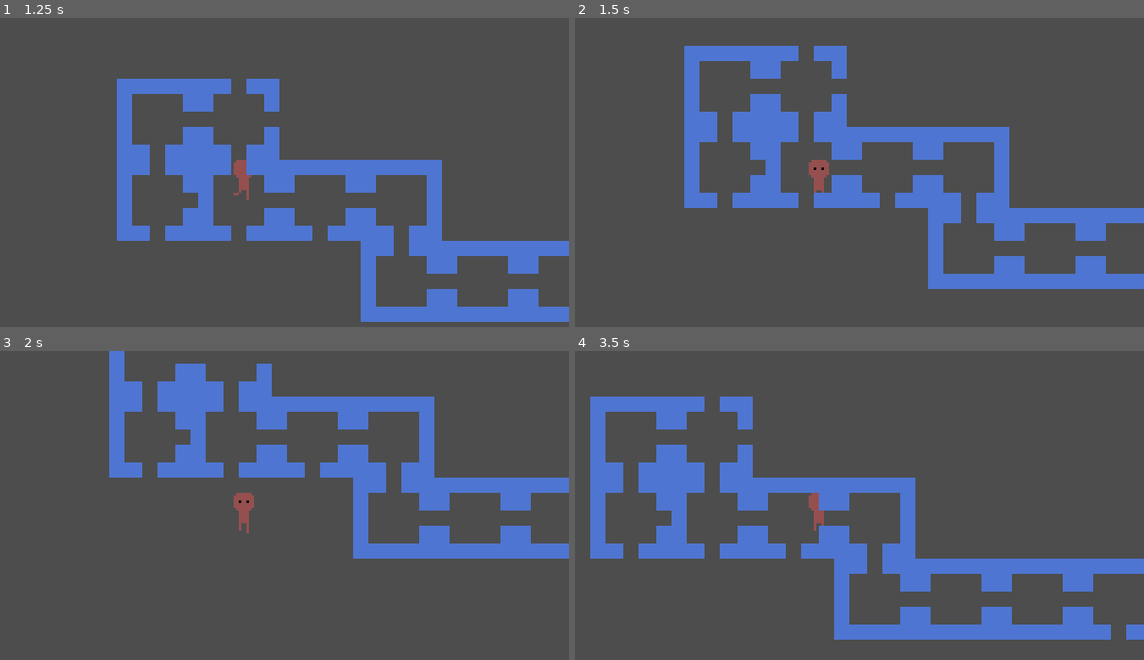
Above: before the commit, frames 1-4 (two rows, left to right).
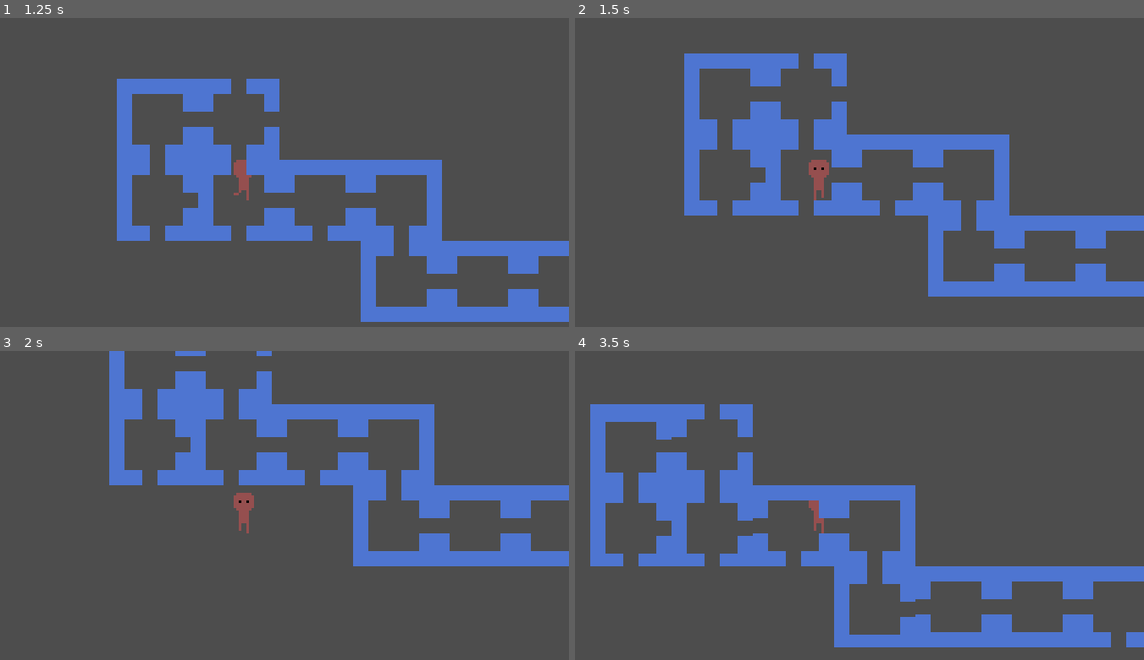
Above: after the commit, the same moments.

Repository: HarryDCheese/team-first-game
Game: Godot game, scene res://scene/world/main.tscn
Same seed, same stepped clock (60 frames per second), same inputs: the game is played once before the commit and once after it. This scene is started directly instead of the project's main scene. The engine's default icon, where the game draws it, is replaced by a stand-in: a white triangle on a blue panel in a dark square.
Inputs:
- Up to frame 1 (1.25 s): tap Enter at 0.5 s; hold Right (move_right) from 0.53 s (still down); hold J (primary_attack) from 0.53 s (still down)
- Up to frame 2 (1.5 s): release Right (move_right) at 1.28 s; release J (primary_attack) at 1.28 s; hold Down (move_down) from 1.28 s (still down); tap J (primary_attack) at 1.35 s
- Up to frame 3 (2 s): keep holding Down (move_down)
- Up to frame 4 (3.5 s): release Down (move_down) at 2.03 s; hold Right (move_right) 2.03-2.78 s; hold K (shoot) 2.03-2.78 s; tap J (primary_attack) at 2.3, 2.85 s; hold Up (move_up) from 2.78 s (still down)

Frame 1 is identical in both runs. In frame 2, 8.5% of the frame differs, in the area x 19-100%, y 9-91%; in frame 3, 7.4%; in frame 4, 11%, in the area x 2-100%, y 14-96%.

Commit message:
Add Player Attacking and Dashing State

Diff:
--- a/scene/player/Player.tscn
+++ b/scene/player/Player.tscn
@@ -9,6 +9,7 @@
 [ext_resource type="PackedScene" uid="uid://43fu1msac8to" path="res://scripts/projectile/projectile.tscn" id="7_4kw3b"]
 [ext_resource type="Script" uid="uid://cgoxuh2ulx5hy" path="res://scene/player/scripts/HandleAnimation.gd" id="8_4kw3b"]
 [ext_resource type="Script" uid="uid://5nwm0kgxg4y3" path="res://scene/player/scripts/PlayerShootingState.gd" id="8_a5dh7"]
+[ext_resource type="Script" uid="uid://cfcmy3xndjiy" path="res://scene/player/scripts/PlayerDashingState.gd" id="8_mc8hd"]
 [ext_resource type="Script" uid="uid://djldwr1ofer3f" path="res://scene/player/scripts/PlayerAttackingState.gd" id="9_c12fn"]
 
 [sub_resource type="CircleShape2D" id="CircleShape2D_vxvf7"]
@@ -141,6 +142,9 @@
 [node name="Moving" type="Node" parent="FSM/MovementFSM"]
 script = ExtResource("5_ov1nj")
 
+[node name="Dashing" type="Node" parent="FSM/MovementFSM"]
+script = ExtResource("8_mc8hd")
+
 [node name="CombatFSM" type="Node" parent="FSM" node_paths=PackedStringArray("initial_state")]
 script = ExtResource("3_vxvf7")
 initial_state = NodePath("Shooting")
--- a/scene/player/scripts/PlayerAttackingState.gd
+++ b/scene/player/scripts/PlayerAttackingState.gd
@@ -1,28 +1,69 @@
 extends State
 class_name PlayerAttacking
 
+@export var COMBO_MAX := 3
+@export var COOLDOWN := 0.2 #time between each hit
+@export var COMBO_TIMER := 50.0 #timer for reseting combo
+var combo_timer
+var combo_index := 0
+var hit_timer
+var countdown = false
+var can_attack = true
+
 var player: CharacterBody2D
-
-#For testing input
-var dash_speed:= 200.0
-
-func dashing():
-	player.velocity = player.dir * dash_speed
-	player.move_and_slide()
-
-#No more testing
 
 func Enter():
 	player = get_tree().get_first_node_in_group("Player")
+	reset_combo()
 
-func Update(_delta):
-	handle_attacking()
+func Update(delta):
+	handle_input()
+	handle_timer(delta)
+	handle_cooldown(delta)
 	handle_transition("Shooting")
 
-func handle_attacking():
+func handle_input():
 	if Input.is_action_just_pressed("primary_attack"):
-		dashing() #For testing
+		if not countdown:
+			start_combo()
+		else:
+			continue_combo()
+
+func start_combo():
+	countdown = true
+	combo_index += 1
+	do_attack(combo_index)
+
+func continue_combo():
+	if combo_index == COMBO_MAX:
+		reset_combo()
+	combo_index += 1
+	do_attack(combo_index)
+
+func reset_combo():
+	countdown = false
+	combo_index = 0
+	combo_timer = COMBO_TIMER
+
+func handle_timer(t):
+	if countdown:
+		combo_timer -= t
+		if combo_timer <= 0:
+			reset_combo()
+
+func handle_cooldown(t):
+	if not can_attack:
+		hit_timer -= t
+		if hit_timer <= 0:
+			can_attack = true
 
 func handle_transition(new_state: String):
 	if Input.is_action_pressed("shoot"):
 		state_transition.emit(self, new_state)
+
+
+#For testing
+func do_attack(hit_index):
+	can_attack = false
+	hit_timer = COOLDOWN
+	print("Attack hit: ", hit_index)
--- /dev/null
+++ b/scene/player/scripts/PlayerDashingState.gd
@@ -0,0 +1,36 @@
+extends State
+class_name PlayerDashing
+
+@export var DASH_SPEED := 400
+@export var DASH_TIME := 0.15
+@export var DASH_COOLDOWN := 0.4
+
+var dash_timer
+var cooldown_timer
+
+var input_dir
+var player: CharacterBody2D
+
+func Enter():
+	player = get_tree().get_first_node_in_group("Player")
+	dash_timer = DASH_TIME
+	cooldown_timer = DASH_COOLDOWN
+
+func Update(delta):
+	dash_timer -= delta
+	cooldown_timer -= delta
+
+	handle_input()
+	handle_dashing()
+	handle_transition("Idle")
+
+func handle_dashing():
+	player.velocity = input_dir * DASH_SPEED
+	player.move_and_slide()
+
+func handle_input():
+	input_dir = Input.get_vector("move_left","move_right","move_up", "move_down")
+
+func handle_transition(new_state: String):
+	if dash_timer <= 0:
+		state_transition.emit(self, new_state)
--- a/scene/player/scripts/PlayerMovingState.gd
+++ b/scene/player/scripts/PlayerMovingState.gd
@@ -1,24 +1,23 @@
 extends State
 class_name PlayerMoving
 
+@export var MOVE_SPEED:= 50
+
 var input_dir
 var player: CharacterBody2D
-
-@export var move_speed:= 50
-
 
 func Enter():
 	player = get_tree().get_first_node_in_group("Player")
 
 func Update(_delta):
-	get_input()
+	handle_input()
 	handle_direction()
 	handle_animation()
 	handle_movement()
 	handle_transition("Idle")
 
 func handle_movement():
-	player.velocity = input_dir * move_speed
+	player.velocity = input_dir * MOVE_SPEED
 	player.move_and_slide()
 
 func handle_direction():
@@ -31,7 +30,7 @@
 		elif input_dir.y < 0:
 			player.last_dir = "up"
 
-func get_input():
+func handle_input():
 	input_dir = Input.get_vector("move_left","move_right","move_up", "move_down")
 
 func handle_transition(new_state: String):
Not shown: 1 places in scene/player/Player.tscn that only renumber resources
Not shown, added: scene/player/scripts/PlayerDashingState.gd.uid
